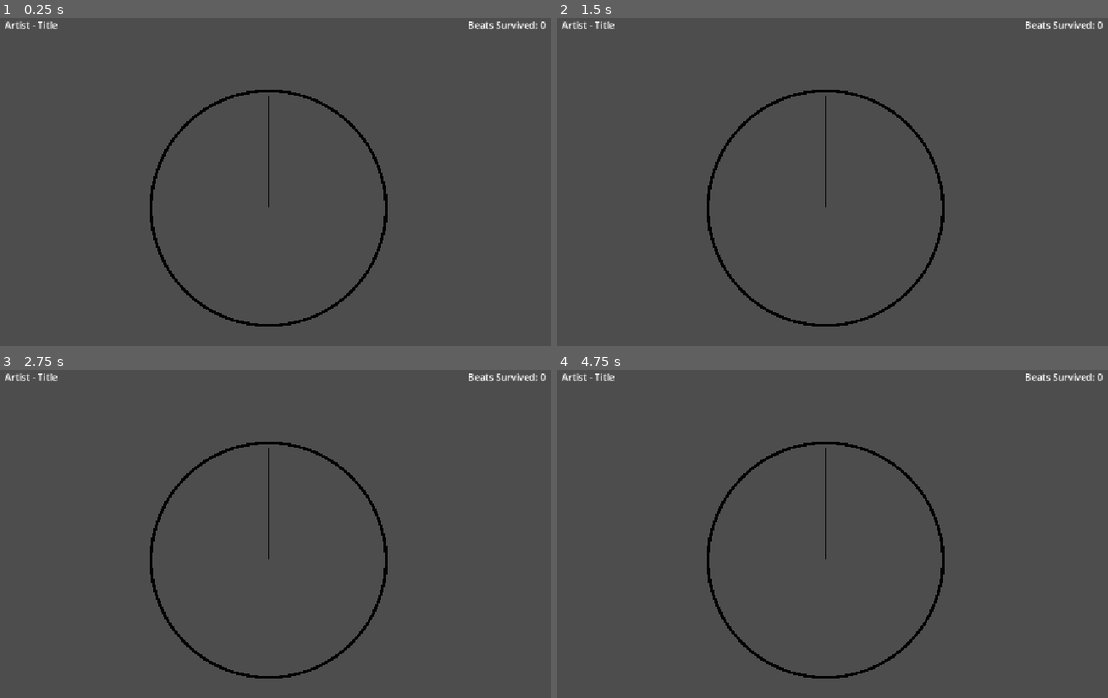
Above: before the commit, frames 1-4 (two rows, left to right).
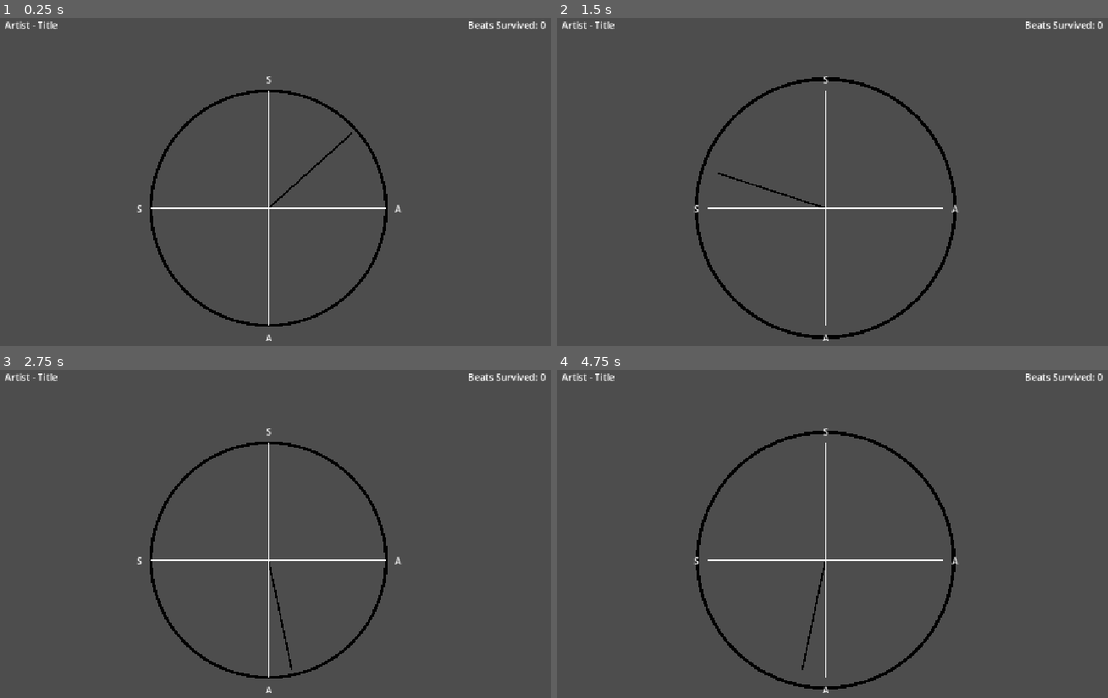
Above: after the commit, the same moments.

Repository: samstokes/jammin
Game: Godot game, scene res://scenes/clock_jam/clock_jam.tscn
Two runs of this game, one before a commit and one after it. Both use one fixed random seed, a clock stepped at 60 frames per second and the inputs below.
Inputs:
- Up to frame 1 (0.25 s): no input
- Up to frame 2 (1.5 s): tap Enter at 0.5 s; hold F (beat_main) 0.53-1.28 s; tap F (beat_main) at 1.35 s
- Up to frame 3 (2.75 s): hold F (beat_main) from 2.03 s (still down)
- Up to frame 4 (4.75 s): release F (beat_main) at 2.78 s; tap F (beat_main) at 2.85, 4.35 s; hold F (beat_main) 3.53-4.28 s

The runs differ from the first frame. In frame 1, 0.5% of the frame differs, in the area x 24-73%, y 17-99%; in frame 2, 3.1%; in frame 3, 0.5%; in frame 4, 3.1%.
Error before the commit: Parse Error: Cannot find member "empty" in base "Array[SpawnedClockNoteData]". (res://scenes/clock_jam/clock_jam.gd:90)

Commit message:
Fix empty array check

Diff:
--- a/scenes/clock_jam/clock_jam.gd
+++ b/scenes/clock_jam/clock_jam.gd
@@ -87,7 +87,7 @@
 	clock_play_hand_node.angle += delta_angle
 
 func _on_note_strummed():
-	if current_notes.empty():
+	if current_notes.is_empty():
 		_spawn_four_notes()
 
 func _on_beat():
